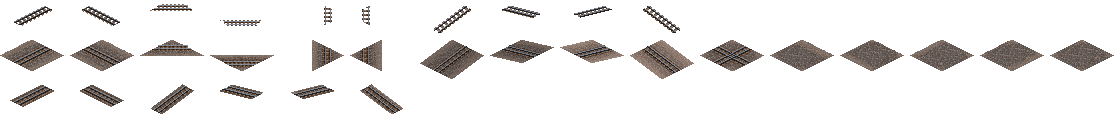
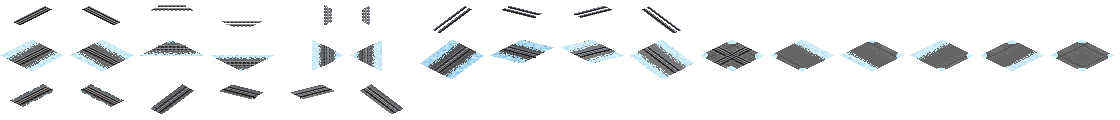
Layered file, before and after one edit (1120 x 120). Changes by layer:
showed group "Snow" (3 layers) over [0, 29, 1114, 105]
painted on "Snow Texture" over [0, 40, 372, 71]
hid "Slope Shade" over [420, 40, 554, 79]
renamed "LinMo Shade" to "Urban LinMo Shade", showed it, opacity 20% → 100%, painted on it over [156, 47, 538, 112]
showed "LinMo", painted on it over [16, 7, 748, 112]
hid "Track Base", painted on it over [0, 4, 753, 114]
showed "Urban", painted on it over [0, 4, 754, 114]
showed group "1067" (1st of 2) (3 layers) over [10, 5, 753, 114]
moved "Slope Light" into group "Ballast" over [291, 40, 694, 114]
moved "White" into group "Ballast" over [0, 30, 1114, 91]
moved "Texture" into group "Ballast" over [0, 28, 1114, 114]
moved "Ballast Base" into group "Ballast" over [0, 40, 1114, 114]
showed "Urban Underlay", painted on it over [0, 40, 1114, 79]
